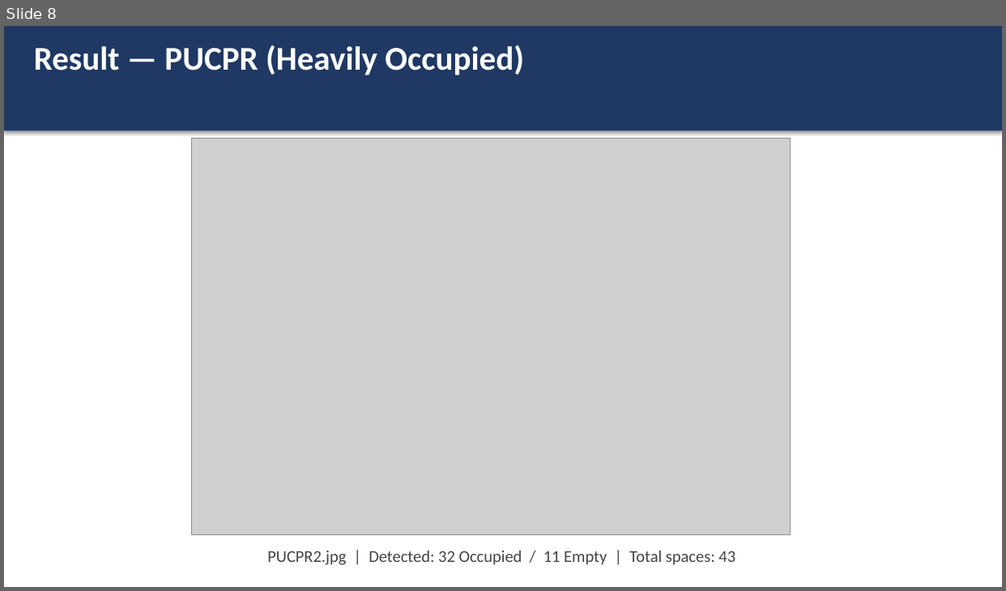
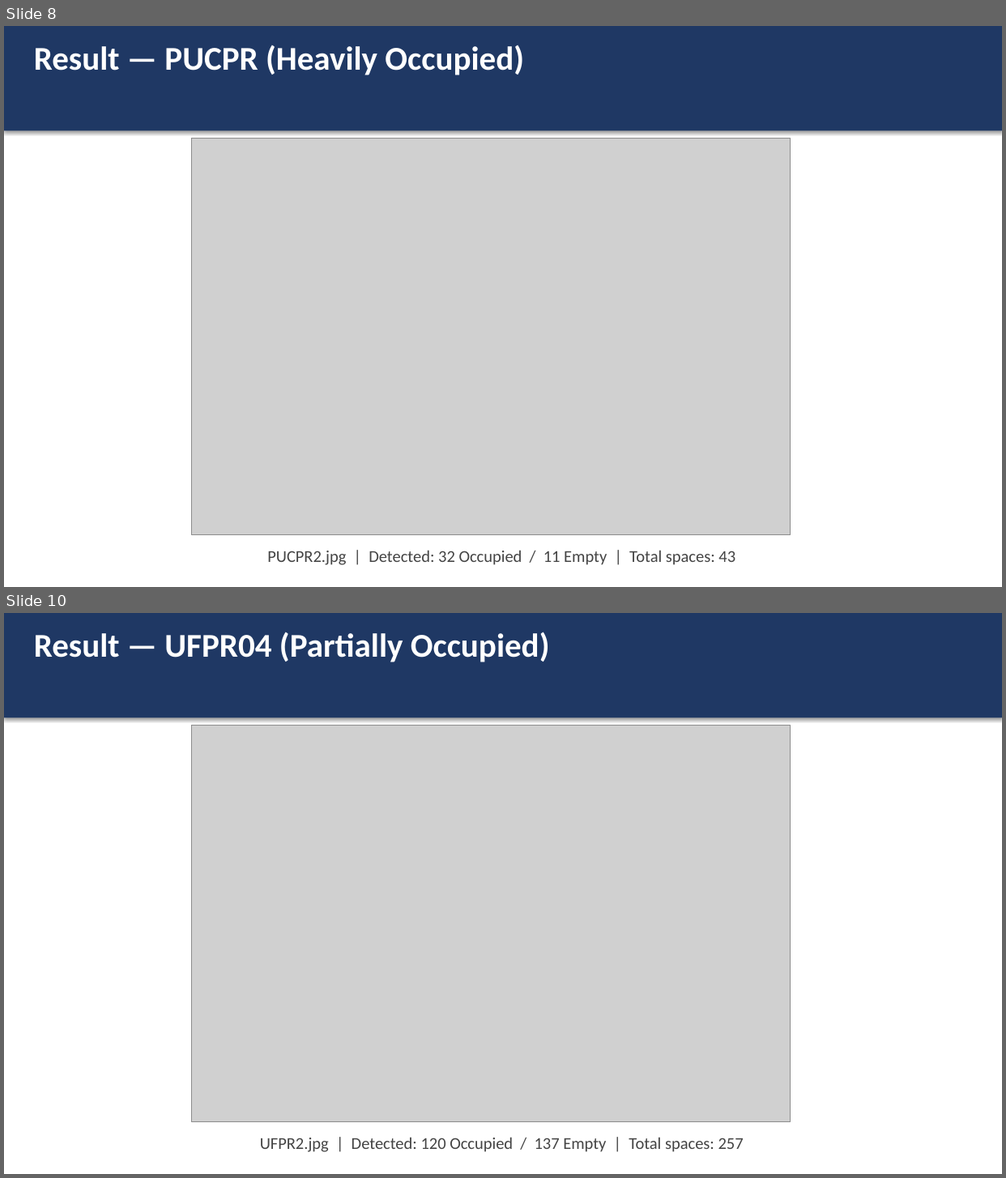
Before and after one commit to realkyle/CVFinalProject, a slide deck: docs/slides.pptx. Shown one above the other, each under a label of ours: slide 8 before the commit, slides 8 and 10 after it; the slides between them are not shown. The pictures are 1006x591 and 1006x1178 pixels, drawn with LibreOffice and Linux fonts; fonts in the diff are those of the drawing; grey boxes stand for pictures. Boxes give left, top, right and bottom in pixels: in the first picture for what was removed or moved away, otherwise in the second. Text is boxed around its words. In the diff, an @@ line names an element or a change of style, - is before the commit and + after.

Commit message:
Parking lot occupancy detector — PUCPR and UFPR04 complete

```diff
--- a/docs/slides.pptx
+++ b/docs/slides.pptx
@@ slide 10 added at (4, 613, 1002, 1174), background #FFFFFF @@
@@ rectangle added at (4, 613, 1002, 717), fill #1F3864 @@
@@ text added at (34, 632, 550, 662), 32 pt, text #FFFFFF, bold @@
+Result — UFPR04 (Partially Occupied)
@@ picture added at (191, 726, 790, 1122) @@
@@ text added at (260, 1137, 744, 1152), 16 pt, text #444444 @@
+UFPR2.jpg | Detected: 120 Occupied / 137 Empty | Total spaces: 257
```
Also in this commit, not shown: 4 slides changed, 2 other slides added, 11 other files.
